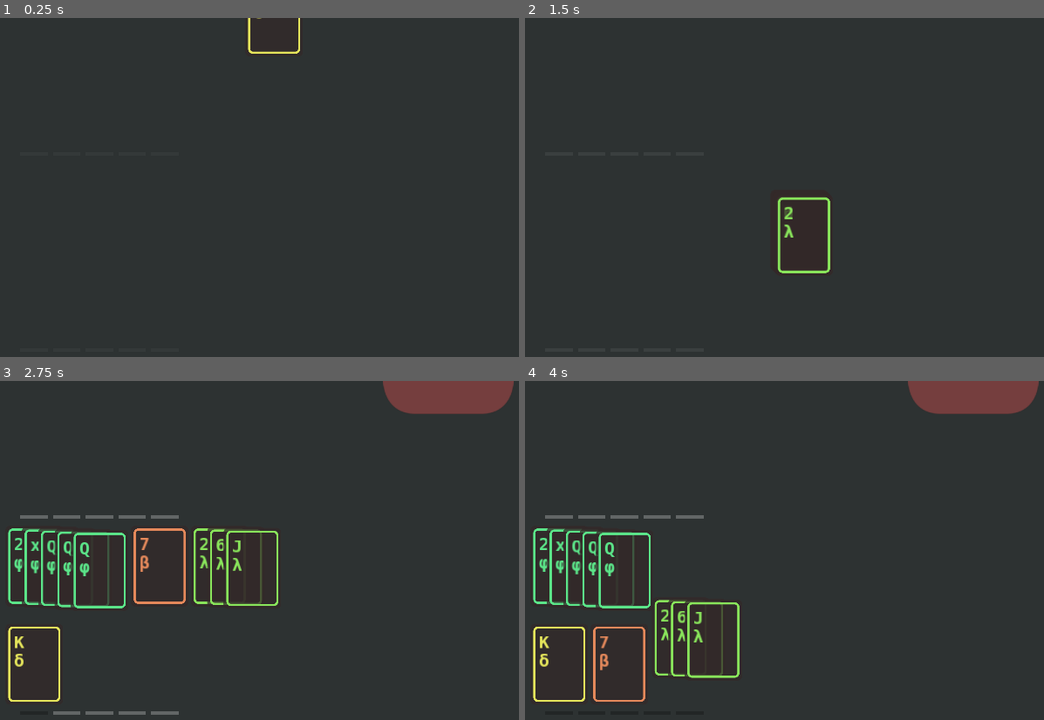
Above: before the commit, frames 1-4 (two rows, left to right).
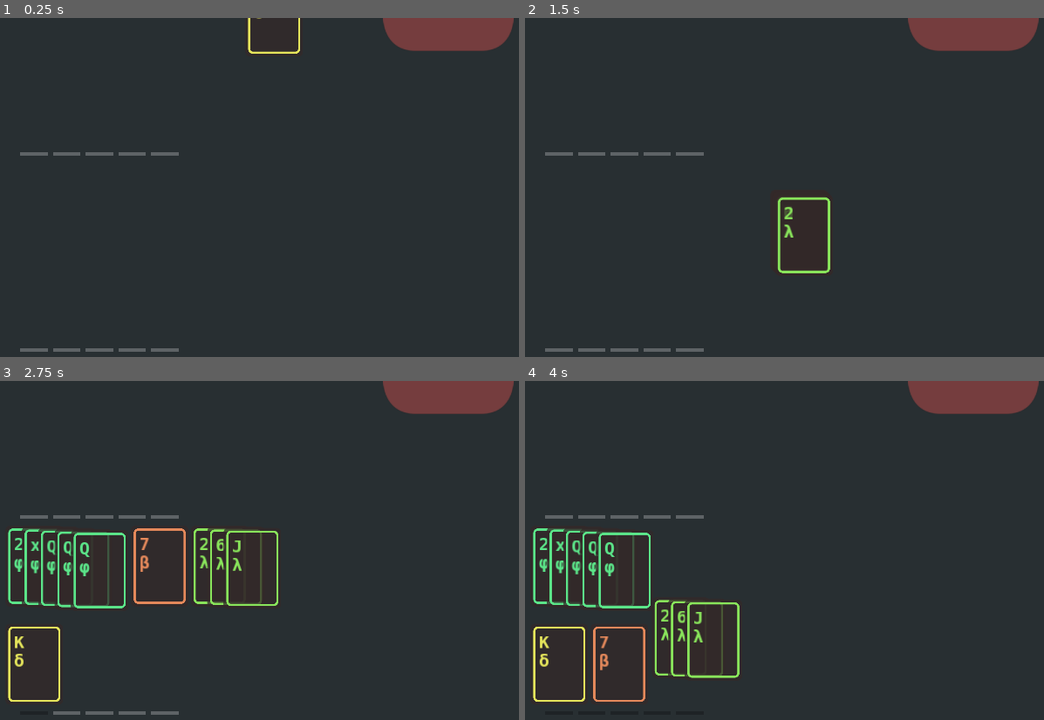
Above: after the commit, the same moments.

Repository: irisxerno/godot-cardinality-9
Game: Godot game, scene res://scene/Main.tscn
Same seed, same stepped clock (60 frames per second), same inputs: the game is played once before the commit and once after it.
Inputs (mouse positions are in pixels of both pictures, inside the frame that each line leads up to):
- Up to frame 1 (0.25 s): no input
- Up to frame 2 (1.5 s): move the mouse to (950, 194) at 0.52 s; click (950, 194) at 0.67 s; move the mouse to (659, 234) at 1.27 s; click (659, 234) at 1.42 s
- Up to frame 3 (2.75 s): move the mouse to (36, 567) at 2.02 s; click (36, 567) at 2.17 s
- Up to frame 4 (4 s): move the mouse to (685, 567) at 2.77 s; click (685, 567) at 2.92 s; move the mouse to (737, 564) at 3.52 s; click (737, 564) at 3.67 s

The runs differ from the first frame. In frame 1, 2.8% of the frame differs, in the area x 3-99%, y 0-99%; in frame 2, 2.8%; in frame 3, less than 0.1%; in frame 4, less than 0.1%.

Commit message:
eww

Diff:
--- a/scene/Main.tscn
+++ b/scene/Main.tscn
@@ -25,7 +25,7 @@
 anchor_right = 1.0
 anchor_bottom = 1.0
 mouse_filter = 2
-color = Color( 0.18, 0.2, 0.2, 1 )
+color = Color( 0.16, 0.186667, 0.2, 1 )
 __meta__ = {
 "_edit_lock_": true
 }
@@ -98,12 +98,11 @@
 [connection signal="request_return_cards" from="Table/Offhand" to="Table/Deal" method="request_take_cards"]
 [connection signal="request_return_cards" from="Table/Deal" to="Table" method="_on_Deal_request_return_cards"]
 [connection signal="request_return_cards" from="Table/Mainhand" to="Table/Deal" method="request_take_cards"]
-[connection signal="tab" from="Tabs" to="." method="_on_tab"]
 [connection signal="request_press" from="Tabs/WorldView" to="Tabs" method="_on_request_press"]
+[connection signal="set_input" from="Tabs/WorldView" to="Tabs/WorldView/World" method="set_input"]
 [connection signal="return_card_data" from="WorldGeneration" to="GameStartDealer" method="deal_from_data"]
 [connection signal="return_world_data" from="WorldGeneration" to="Tabs/WorldView/World" method="world_from_data"]
 [connection signal="add_card" from="GameStartDealer" to="Cards" method="add_card"]
-[connection signal="done" from="GameStartDealer" to="." method="_on_GameStartDealer_done"]
 [connection signal="return_cards" from="GameStartDealer" to="Table/Deal" method="update_cols"]
 
 [editable path="Tabs/WorldView"]
--- a/script/Card.gd
+++ b/script/Card.gd
@@ -1,4 +1,5 @@
 extends Area2D
+
 
 signal to_front
 
@@ -12,8 +13,10 @@
 var dest_position = position
 var dest_a = 1
 
+
 func _ready():
 	update_face()
+
 
 func update_face():
 	if self.value >= 10 and self.value <= 13:
@@ -32,12 +35,6 @@
 		$Back.visible = true
 		$Face.visible = false
 
-func alpha_to(new_a):
-	if new_a == dest_a:
-		return
-	dest_a = new_a
-	$AlphaTween.interpolate_property(self, "modulate", modulate, Color(1, 1, 1, new_a), 0.5, Tween.TRANS_QUAD, Tween.EASE_IN_OUT)
-	$AlphaTween.start()
 
 func move_to(new_position):
 	emit_signal("to_front", self)
@@ -47,6 +44,7 @@
 	$Tween.interpolate_property(self, "position", position, dest_position, 0.5, Tween.TRANS_QUAD, Tween.EASE_IN_OUT)
 	$Tween.start()
 
+
 func flip():
 	face_up = !face_up
 	update_face()
--- a/script/Cards.gd
+++ b/script/Cards.gd
@@ -1,8 +1,10 @@
 extends Node2D
+
 
 func add_card(inst):
 	inst.connect("to_front", self, "to_front")
 	call_deferred("add_child", inst)
 
+
 func to_front(inst):
 	move_child(inst, get_child_count())
--- a/script/ColumnController.gd
+++ b/script/ColumnController.gd
@@ -1,4 +1,5 @@
 extends Area2D
+
 
 signal request_return_cards
 signal update
@@ -11,25 +12,21 @@
 
 var base_shape
 
-var input = false
-func set_input(b):
-	input = b
-	for c in cards:
-		c.alpha_to(1 if input else 0.25)
 
 func _ready():
 	base_shape = $CollisionShape2D.shape.duplicate()
+
 
 func add_cards(cs):
 	cards = cs
 	cards.sort_custom(Sort, "by_value")
 	update()
 
+
 func update():
 	var cursor = Vector2(0,0)
 	for c in cards:
 		c.move_to(to_global(cursor))
-		c.alpha_to(1 if input else 0.25)
 		cursor += Vector2(movex,movey)
 	$CollisionShape2D.shape = base_shape.duplicate()
 	$CollisionShape2D.shape.extents += Vector2(movex,movey)*(len(cards)-1)*0.5
@@ -42,15 +39,19 @@
 		input_pickable = false
 		$CollisionShape2D.visible = false # for Debug/Visible Collision Shapes
 
+
 func _on_mouse_entered():
 	pass
+
 
 func _on_mouse_exited():
 	pass
 
+
 func _on_input_event(viewport, event, shape_idx):
-	if input and event is InputEventMouseButton and event.button_index == BUTTON_LEFT and event.pressed:
+	if event is InputEventMouseButton and event.button_index == BUTTON_LEFT and event.pressed:
 		emit_signal("request_return_cards", self)
+
 
 func remove_cards(rcs):
 	var new_cards = []
--- a/script/Interface.gd
+++ b/script/Interface.gd
@@ -1,32 +1 @@
 extends Control
-
-signal tab
-
-var state = "hide"
-
-var input = false
-func set_input(b):
-	for inst in get_children():
-		if inst.has_method("set_input"):
-			inst.set_input(b)
-
-func _enter_tree():
-	set_input(false)
-
-func show():
-	update_state("close")
-
-func update_state(s):
-	for inst in get_children():
-		inst.update_state(s)
-
-func _on_request_press(inst):
-	if inst.state == "close":
-		for inst2 in get_children():
-			if inst2.has_method("update_state"):
-				inst2.update_state("close")
-		inst.update_state("open")
-		emit_signal("tab", true)
-	elif inst.state == "open":
-		inst.update_state("close")
-		emit_signal("tab", false)
--- a/script/LevelBar.gd
+++ b/script/LevelBar.gd
@@ -5,9 +5,11 @@
 
 export var gap = 5
 
+
 func _ready():
 	shape = $ColorRect
 	$ColorRect.queue_free()
+
 
 func set_bars(new_bar_count):
 	if len(bars) == new_bar_count:
@@ -19,6 +21,7 @@
 			bars.append(new_bar)
 			add_child(new_bar)
 
+
 func count(n):
 	for i in range(len(bars)):
 		var bar = bars[i]
--- a/script/Main.gd
+++ b/script/Main.gd
@@ -1,16 +1 @@
 extends Node
-
-func _ready():
-	$Table.set_input(false)
-	$Tabs.set_input(false)
-
-func _on_tab(b):
-	if b:
-		$Table.set_input(false)
-	else:
-		$Table.set_input(true)
-
-func _on_GameStartDealer_done():
-	$Tabs.show()
-	$Tabs.set_input(true)
-	$Table.set_input(true)
--- a/script/MoveController.gd
+++ /dev/null
@@ -1,4 +0,0 @@
-extends Node
-
-func return_cards(cds):
-	pass # Replace with function body.
--- a/script/Pulltab.gd
+++ b/script/Pulltab.gd
@@ -1,32 +1,36 @@
 extends Control
 
+signal set_input
 signal request_press
 
-var state = "hide"
+signal open
+signal close
+
+
+var state = "close"
 
 export var open_distance = 120
 export var close_distance = 0
 export var hide_distance = -100
 export var property = "margin_top"
 
-var input = false
-func set_input(b):
-	input = b
-
-func _ready():
-	set(property, hide_distance)
-	update_state("hide")
 
 func update_state(new_state):
 	var dest_dist = close_distance
 	if new_state == "open":
 		dest_dist = open_distance
+		emit_signal("open")
 	elif new_state == "hide":
 		dest_dist = hide_distance
+		emit_signal("close")
 	$Tween.interpolate_property(self, property, get(property), dest_dist, 0.5, Tween.TRANS_QUAD, Tween.EASE_IN_OUT)
 	$Tween.start()
 	state = new_state
 
+
 func _on_gui_input(event):
-	if input and !$Tween.is_active() and event is InputEventMouseButton and event.button_index == BUTTON_LEFT and event.pressed:
-		emit_signal("request_press", self)
+	if !$Tween.is_active() and event is InputEventMouseButton and event.button_index == BUTTON_LEFT and event.pressed:
+		if state == "open":
+			update_state("close")
+		elif state == "close":
+			update_state("open")
--- a/script/RowController.gd
+++ b/script/RowController.gd
@@ -1,40 +1,27 @@
 extends Node2D
+
 
 signal request_return_cards
 
 var column_controller_scene = preload("res://scene/ColumnController.tscn")
 var movex = 110
+var cols = []
 
 var count = 0
-
 export var max_count = 0
-
-var cols = []
 
 var level_bar
 
-var input = false
-func set_input(b):
-	input = b
-	for inst in cols:
-		inst.set_input(b)
-	alpha_to(1 if input else 0.25)
-	update()
-
-func alpha_to(new_a):
-	if new_a == modulate.a:
-		return
-	$Tween.interpolate_property(self, "modulate", modulate, Color(1, 1, 1, new_a), 0.5, Tween.TRANS_QUAD, Tween.EASE_IN_OUT)
-	$Tween.start()
 
 func _ready():
 	if max_count != -1 and has_node("LevelBar"):
 		level_bar = get_node("LevelBar")
 		level_bar.set_bars(max_count)
-	modulate.a = 0
+
 
 func update():
 	update_cols([])
+
 
 func update_cols(new_cards):
 	var cards = []
@@ -57,7 +44,6 @@
 			cc = column_controller_scene.instance()
 			add_child(cc)
 			cols.append(cc)
-			cc.set_input(input)
 			cc.connect("request_return_cards", self, "_request_return_cards")
 			cc.connect("update", self, "update")
 		else:
@@ -71,14 +57,17 @@
 	if level_bar:
 		level_bar.count(count)
 
+
 func _request_return_cards(inst):
 	emit_signal("request_return_cards", inst)
+
 
 func request_take_cards(inst):
 	var new_cards = inst.cards
 	inst.remove_cards(new_cards)
 	update_cols(new_cards)
 
+
 func pop_col(inst):
 	breakpoint
 	request_take_cards(inst)
--- a/script/Sort.gd
+++ b/script/Sort.gd
@@ -1,9 +1,11 @@
 extends Node
+
 
 static func by_value(a, b):
 	if a.value < b.value:
 		return true
 	return false
+
 
 static func to_suits(things):
 	var by_suits = {}
--- a/script/StartGameController.gd
+++ b/script/StartGameController.gd
@@ -1,4 +1,5 @@
 extends Node2D
+
 
 signal add_card
 signal return_cards
@@ -12,6 +13,7 @@
 export var step = Vector2(1,1)
 export var quick = false
 
+
 func deal_from_data(card_data):
 	var scene = preload("res://scene/Card.tscn")
 	for d in card_data:
@@ -24,6 +26,7 @@
 		emit_signal("add_card", inst)
 	$DealAnimTimer.start()
 
+
 func _on_DealAnimTimer_timeout():
 	cards[anim_count].move_to(position+$MoveTo.position+step*anim_count)
 	anim_count += 1
@@ -31,6 +34,7 @@
 		$DealAnimTimer.stop()
 		$DispAnimTimer.start()
 
+
 func _on_DispAnimTimer_timeout():
 	emit_signal("return_cards", cards)
 	emit_signal("done")
--- a/script/Table.gd
+++ b/script/Table.gd
@@ -1,29 +1,24 @@
 extends Node2D
+
 
 export var mainhand = 5
 export var offhand = 5
 export var attack = 5
 
-var input = false
-func set_input(b):
-	input = b
-	for inst in get_children():
-		if self.has_method("set_input"):
-			inst.set_input(b)
-
-func _ready():
-	set_input(false)
 
 func _enter_tree():
 	update_counts()
+
 
 func update_counts():
 	$Mainhand.max_count = mainhand
 	$Offhand.max_count = offhand
 
+
 func add_card(inst):
 	inst.connect("to_front", self, "to_front")
 	call_deferred("add_child", inst)
+
 
 func _on_Deal_request_return_cards(inst):
 	var mainhand_curr = $Mainhand.count
--- a/script/Tile.gd
+++ b/script/Tile.gd
@@ -1,35 +1,34 @@
 extends Area2D
+
+
+signal request_select
 
 var armories = {}
 var cards = []
 
 var selected = false
-var state = "hide"
+var state = "show"
 
-var input = false
-func set_input(b):
-	input = b
-	modulate.a = 1 if b else 0.5
 
 func _ready():
 	update()
+
 
 func update():
 	$Label.text = str(len(cards))
 	$Background.modulate = Color(0, 0, 0, 0.5)
 	if selected:
 		$Background.modulate = Color(1, 1, 1, 0.5)
+	$Defeated.visible = false
+	self.visible = true
 	if self.state == "hide":
 		self.visible = false
-	elif self.state == "show":
-		self.visible = true
 	elif self.state == "defeated":
-		self.visible = true
 		$Background.visible = false
 		$Border.visible = false
-		$Defeated.visible = false
+		$Defeated.visible = true
+
 
 func _on_input_event(viewport, event, shape_idx):
-	if input and state == "show" and event is InputEventMouseButton and event.button_index == BUTTON_LEFT and event.pressed:
-		selected = !selected
-		update()
+	if state == "show" and event is InputEventMouseButton and event.button_index == BUTTON_LEFT and event.pressed:
+		emit_signal("request_select",  self)
--- a/script/World.gd
+++ b/script/World.gd
@@ -1,27 +1,28 @@
 extends Node2D
+
 
 var tiles = []
 var tile_size = 150
 
+
 func world_from_data(world):
-	var enemy_scene = preload("res://scene/Tile.tscn")
+	var tile_scene = preload("res://scene/Tile.tscn")
 	var card_scene = preload("res://scene/Card.tscn")
 	var row = 0
 	var col = 0
 	for dat in world:
-		var enemy = enemy_scene.instance()
-		for c_dat in dat["cards"]:
-			var card = card_scene.instance()
-			card.value = c_dat["value"]
-			card.suit = c_dat["suit"]
-			card.face_up = false
-			enemy.cards.append(card)
-		for k in dat["armories"]:
-			# TODO: create armory node2d
-			pass
-		enemy.position += Vector2(tile_size*row + tile_size/2*col, -tile_size*col)
-		add_child(enemy)
+		var tile = tile_scene.instance()
+		tile.cards = dat["cards"]
+		tile.armories = dat["armories"]
+		tile.position += Vector2(tile_size*row + tile_size/2*col, -tile_size*col)
+		tile.connect("request_select", self, "request_select")
+		add_child(tile)
+		tiles.append(tile)
 		row += 1
 		if row > 4-col:
 			row = 0
 			col += 1
+
+
+func request_select(inst):
+	print(inst)
--- a/script/WorldGeneration.gd
+++ b/script/WorldGeneration.gd
@@ -1,4 +1,5 @@
 extends Node
+
 
 signal return_card_data
 signal return_world_data
@@ -8,31 +9,37 @@
 var world_row_len = 5
 var iq_chance = 1/4
 
-func _rand_roll(c, n):
+
+func _rand_roll(c, n, m):
 	var s = []
 	for i in range(c):
-		s.append(rng.randi_range(2, 13))
+		s.append(rng.randi_range(2, m))
 	s.sort()
 	return s[n]
 
+
 func _rand_tile_num(w, h):
 	var ii = 0
-	ii += _rand_roll(5 + w, h + w)
+	ii += _rand_roll(5, h, 13)
 	for i in range(w):
-		ii += _rand_roll(5, h)
+		ii += _rand_roll(5, h, 5)
 	return ii
+
 
 func _rand_armories(w, h):
 	var armories = {}
 	var max_armory = w + 1
 	for i in range(w*world_row_len+h):
 		var avalue = rng.randi_range(2, 13)
+		if h == world_row_len:
+			avalue = max(avalue, rng.randi_range(2, 13))
 		var asuit = rng.randi_range(1, 4 + w)
 		if not asuit in armories:
 			armories[asuit] = []
 		if len(armories[asuit]) < max_armory:
 			armories[asuit].append(avalue)
 	return armories
+
 
 func _rand_tile(w, h):
 	var num = _rand_tile_num(w, h)
@@ -51,6 +58,7 @@
 		"armories": _rand_armories(w, h)
 	}
 
+
 func new_game():
 	randomize()
 	rng.seed = randi()
@@ -65,6 +73,7 @@
 
 	emit_signal("return_world_data", new_world(0))
 
+
 func new_world(w):
 	var tiles = []
 	var r = world_row_len
@@ -76,5 +85,6 @@
 		h += 1
 	return tiles
 
+
 func _ready():
 	new_game()
